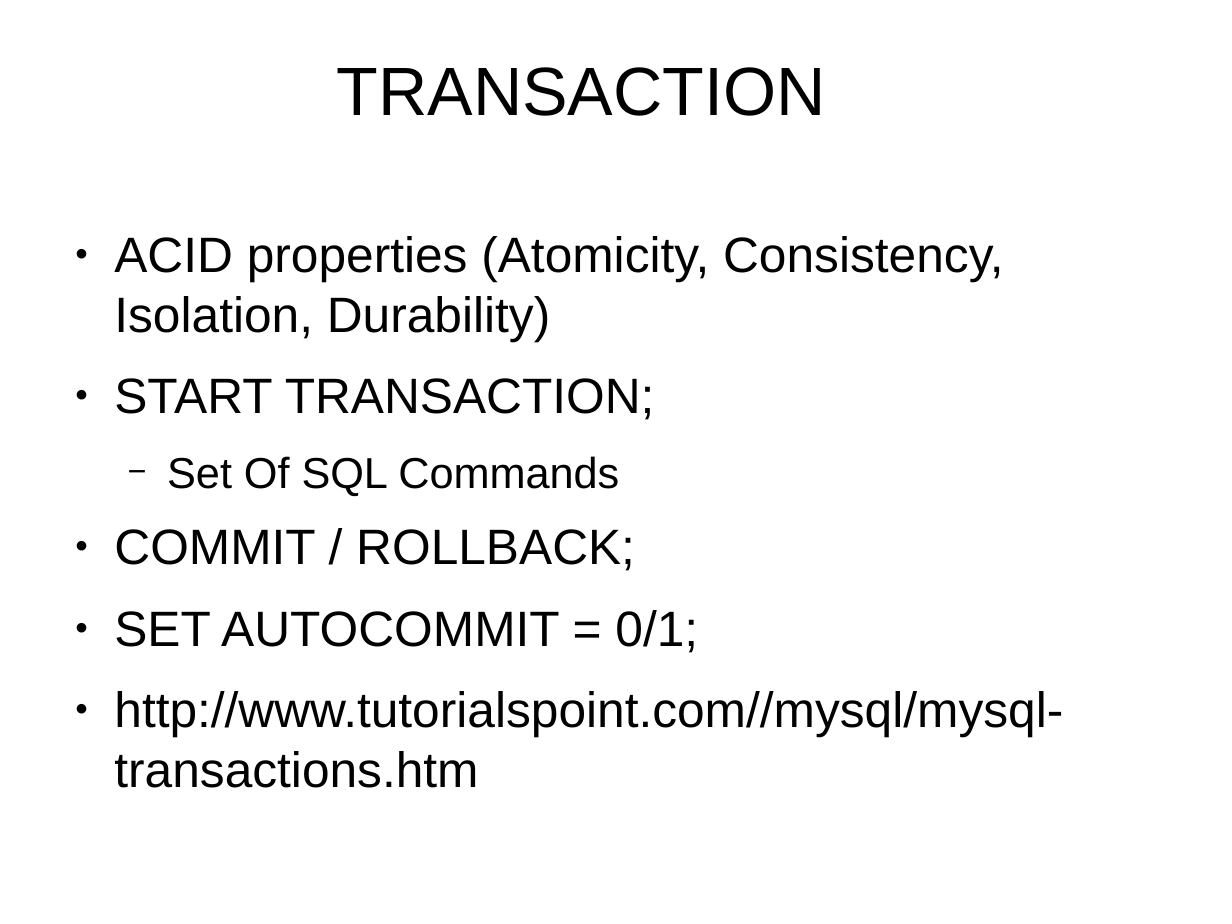
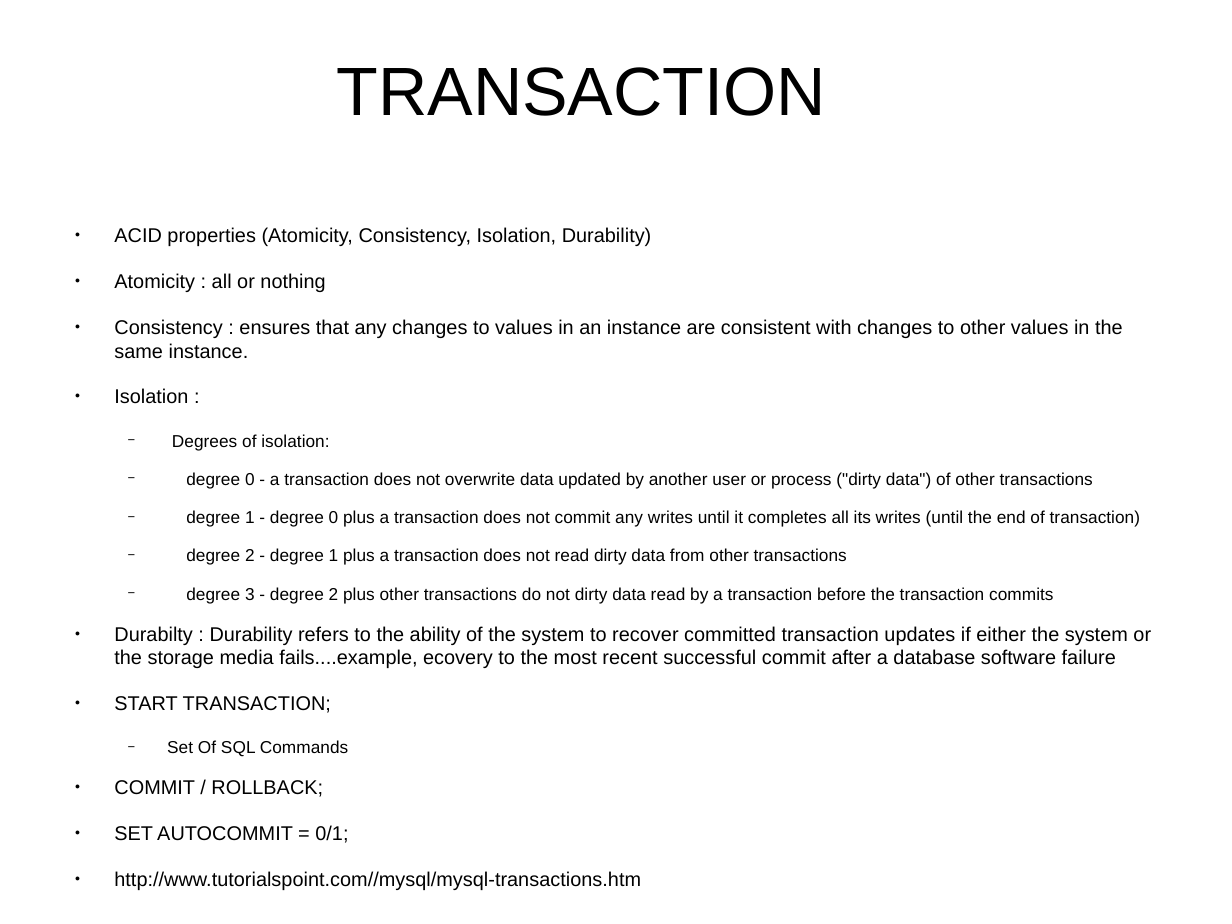
Before and after one commit to tanmayrajani/Internship_PreWork, a slide deck: slide 9 of SQL/SQL_Notes.odp. Drawn at 1232x924 pixels with LibreOffice and Linux fonts; fonts in the diff are those of the drawing; background and template pictures are left out. Boxes give left, top, right and bottom in pixels: in the first picture for what was removed or moved away, otherwise in the second. Text is boxed around its words. In the diff, an @@ line names an element or a change of style, - is before the commit and + after.

Commit message:
Corrected SQL ppt

```diff
--- a/SQL/SQL_Notes.odp
+++ b/SQL/SQL_Notes.odp
@@ text at <box>114,227,652,757</box>: size 32 to 12.8 pt in "ACID properties (Atomicity, Consistency, Isolation, Durabili ...", "START TRANSACTION;", "COMMIT / ROLLBACK;", "SET AUTOCOMMIT = 0/1;" and 1 more places; size 27.9 to 11.2 pt in "Set Of SQL Commands" @@
@@ text at <box>114,273,1151,668</box>: paragraphs added @@
+● Atomicity : all or nothing
+● Consistency : ensures that any changes to values in an instance are consistent with changes to other values in the same instance.
+● Isolation :
+  − Degrees of isolation:
+  − degree 0 - a transaction does not overwrite data updated by another user or process ("dirty data") of other transactions
+  − degree 1 - degree 0 plus a transaction does not commit any writes until it completes all its writes (until the end of transaction)
+  − degree 2 - degree 1 plus a transaction does not read dirty data from other transactions
+  − degree 3 - degree 2 plus other transactions do not dirty data read by a transaction before the transaction commits
+● Durabilty : Durability refers to the ability of the system to recover committed transaction updates if either the system or the storage media fails....example, ecovery to the most recent successful commit after a database software failure
```
